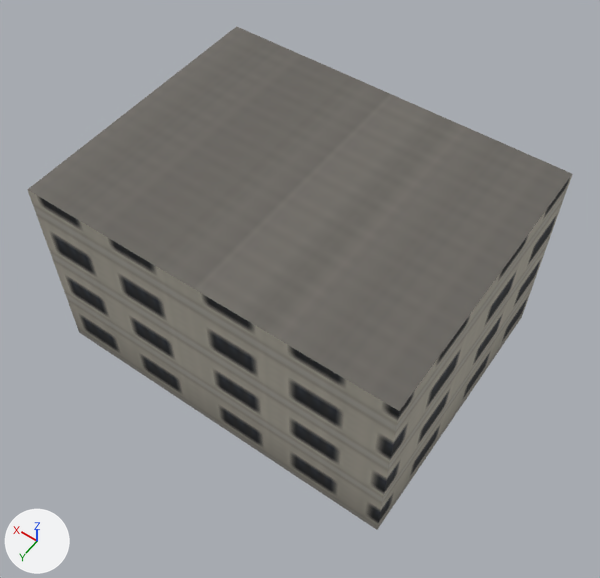
Renders of the glTF model assets/coronado_kit/buildings/urban/urb_brick_row/urban_urb_brick_row_far.glb from each side of a commit.
Camera for both pictures: a camera (50 mm lens) standing at (-14.4, 20.4, 35.0) and looking at (-0.7, 1.1, 4.6). The axes (+X, +Y, +Z) are drawn at lower left. The lights are the same throughout. The first picture is the older version. Vertices at exactly the same position are counted once.

Names of what the first picture shows: 'urban_urb_brick_row_far'.
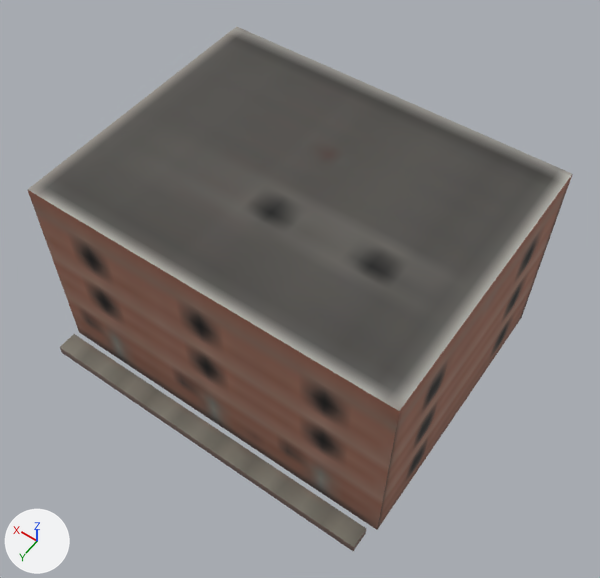
What differs and where, as boxes (x1, y1, x2, y2) in the pictures (600 x 578 px):
'urban_urb_brick_row_far', surface changed, reshaped: before (27, 26, 572, 530); after (27, 26, 572, 551)
part 1 of me_urban_urb_brick_row_far, added: after (60, 334, 366, 551)
part 2 of me_urban_urb_brick_row_far, surface changed: (27, 26, 572, 530) in both
part 3 of me_urban_urb_brick_row_far, recoloured: (52, 243, 548, 530) in both

Diff of the bpy script that builds the scene:
```diff
--- a/assets/coronado_kit/buildings/urban/urb_brick_row/urban_urb_brick_row_far.glb.py
+++ b/assets/coronado_kit/buildings/urban/urb_brick_row/urban_urb_brick_row_far.glb.py
@@ img_bld_lod_color_png @@
+img_bld_lod_color_png = load_image('bld_lod_color.png', '../../../textures/bld_lod_color.png', 2048, 2048, 'sRGB')
@@ mat_bld_far @@
 n0 = _N.new('ShaderNodeBsdfPrincipled'); n0.name = 'Principled BSDF'
-n0.inputs[2].default_value = 0.9  # 'Roughness'
+n0.inputs[2].default_value = 0.85  # 'Roughness'
 n1 = _N.new('ShaderNodeOutputMaterial'); n1.name = 'Material Output'
@@ mat_bld_far @@
 n4 = _N.new('ShaderNodeTexImage'); n4.name = 'Image Texture'
-n4.image = img_far_color_png
+n4.image = img_bld_lod_color_png
+n4.extension = 'EXTEND'
 _L.new(n0.outputs[0], n1.inputs[0])  # 'BSDF' to 'Surface'
@@ me_urban_urb_brick_row_far @@
 # used by ob_urban_urb_brick_row_far; location = (0.0, 0.0, 0.0)
 # verts and faces of me_urban_urb_brick_row_far; kept vertices keep their numbers, new ones are numbered from 20
-me_urban_urb_brick_row_far.from_pydata(...)  # 20 vertices, 34 faces; spans x -9.0..9.0, y -7.0..7.0, z 0.0..10.3
+me_urban_urb_brick_row_far.from_pydata(...)  # 28 vertices, 44 faces; spans x -9.0..9.0, y -7.0..8.4, z 0.0..10.3
+# me_urban_urb_brick_row_far part 1
+verts[20] = (-8.7, 7.4, 0.0)  # pixel (365, 533)
+verts[21] = (-8.7, 7.4, 0.5)  # pixel (366, 528)
+verts[22] = (-8.7, 8.4, 0.0)  # pixel (353, 551)
+verts[23] = (-8.7, 8.4, 0.5)  # pixel (353, 547)
+for new, old in zip([*range(24, 28)], [*range(20, 24)]): verts[new] = verts[old] + (17.5, 0.0, 0.0)
+faces += [(20, 24, 25), (20, 25, 21), (22, 23, 26), (23, 27, 26), (24, 26, 27), (24, 27, 25)]
+faces += [(20, 21, 22), (21, 23, 22), (21, 25, 27), (21, 27, 23)]
+# me_urban_urb_brick_row_far part 2: 34 kept faces spanning x -9.0..9.0, y -7.0..7.0, z 0.0..10.3 get new texture (UV) coordinates
+# me_urban_urb_brick_row_far part 3: 14 kept faces spanning x -9.0..9.0, y -7.0..7.0, z 0.0..6.0 get new vertex colours; the middle colour goes from white #fcfcfc to white #ffffff
 me_urban_urb_brick_row_far.materials.append(mat_bld_far)
```
